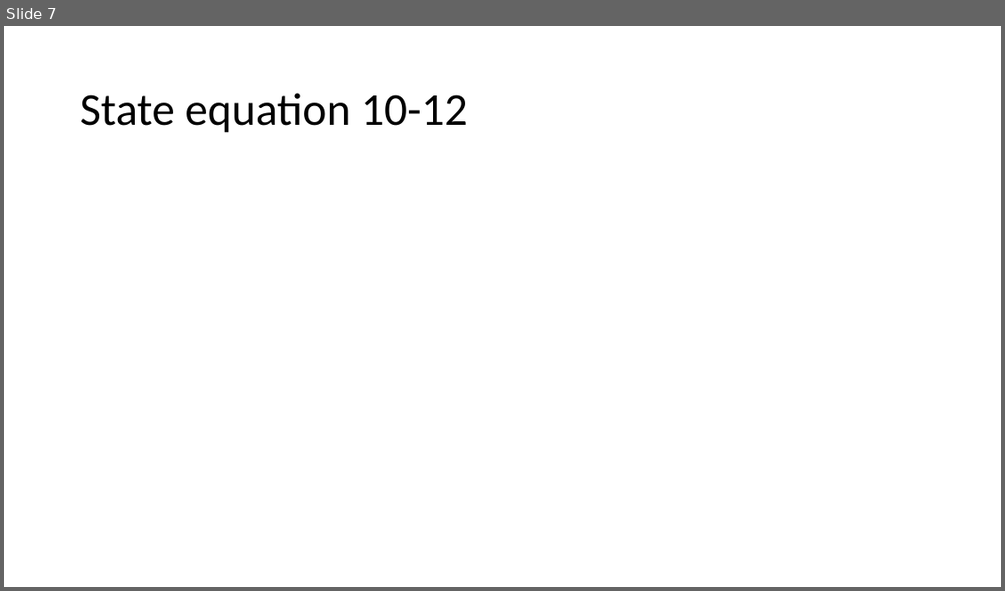
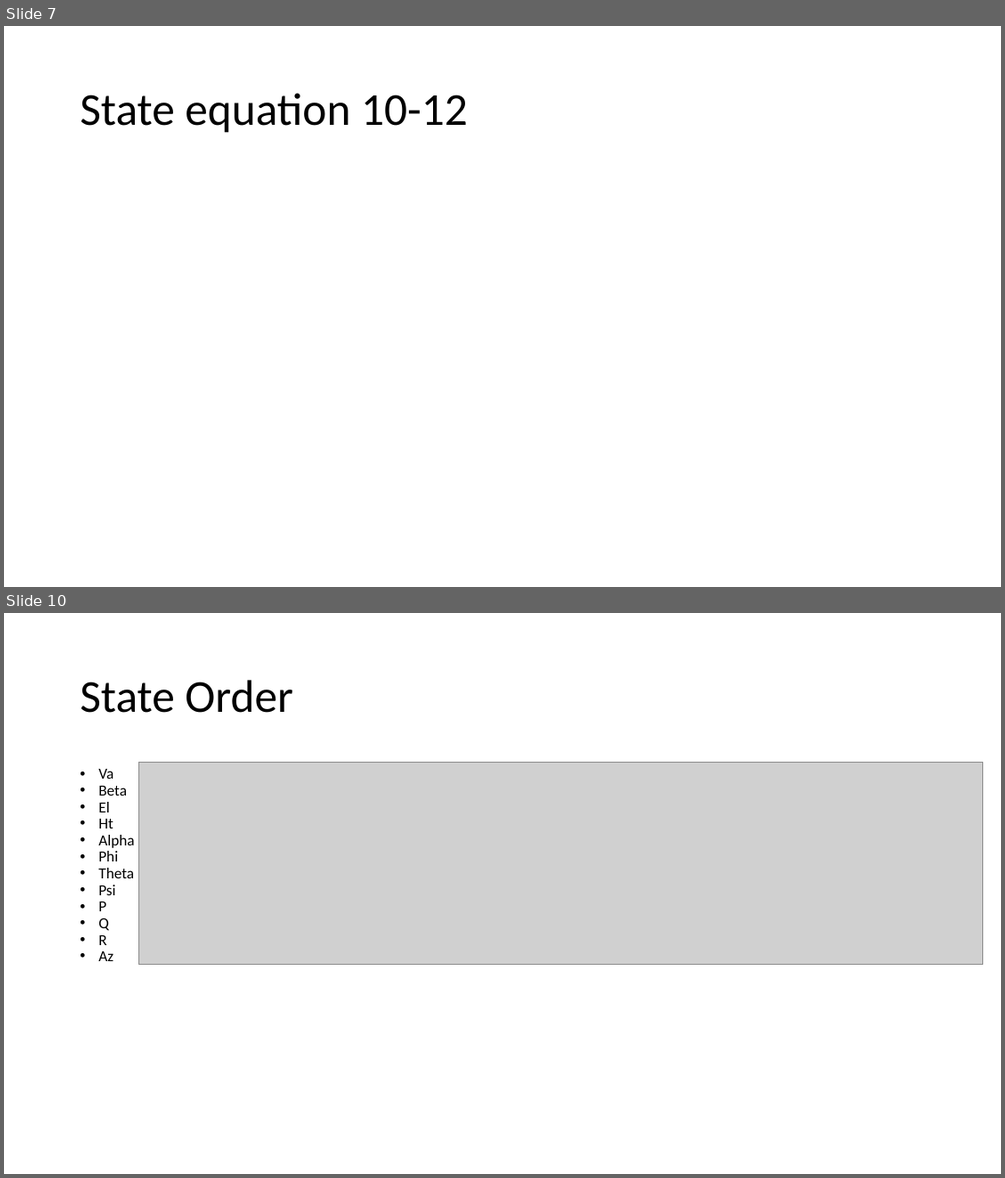
Before and after one commit to NCSUCORE/DoEOceanKiteProject, a slide deck: rappStuff/rappLinearizedEquations.pptx. Shown one above the other, each under a label of ours: slide 7 before the commit, slides 7 and 10 after it; the slides between them are not shown. The pictures are 1005x591 and 1005x1178 pixels, drawn with LibreOffice and Linux fonts; fonts in the diff are those of the drawing; grey boxes stand for pictures. Boxes give left, top, right and bottom in pixels: in the first picture for what was removed or moved away, otherwise in the second. Text is boxed around its words. In the diff, an @@ line names an element or a change of style, - is before the commit and + after.

```diff
--- a/rappStuff/rappLinearizedEquations.pptx
+++ b/rappStuff/rappLinearizedEquations.pptx
@@ slide 10 added at [4, 613, 1001, 1174], background #FFFFFF @@
@@ title added at [80, 680, 293, 713], 44 pt, text #000000 @@
+State Order
@@ text added at [98, 769, 134, 961], 14.8 pt, text #000000 @@
+• Va
+• Beta
+• El
+• Ht
+• Alpha
+• Phi
+• Theta
+• Psi
+• P
+• Q
+• R
+• Az
@@ picture added at [138, 763, 983, 965] @@
```
Also in this commit, not shown: 1 other slide added.
